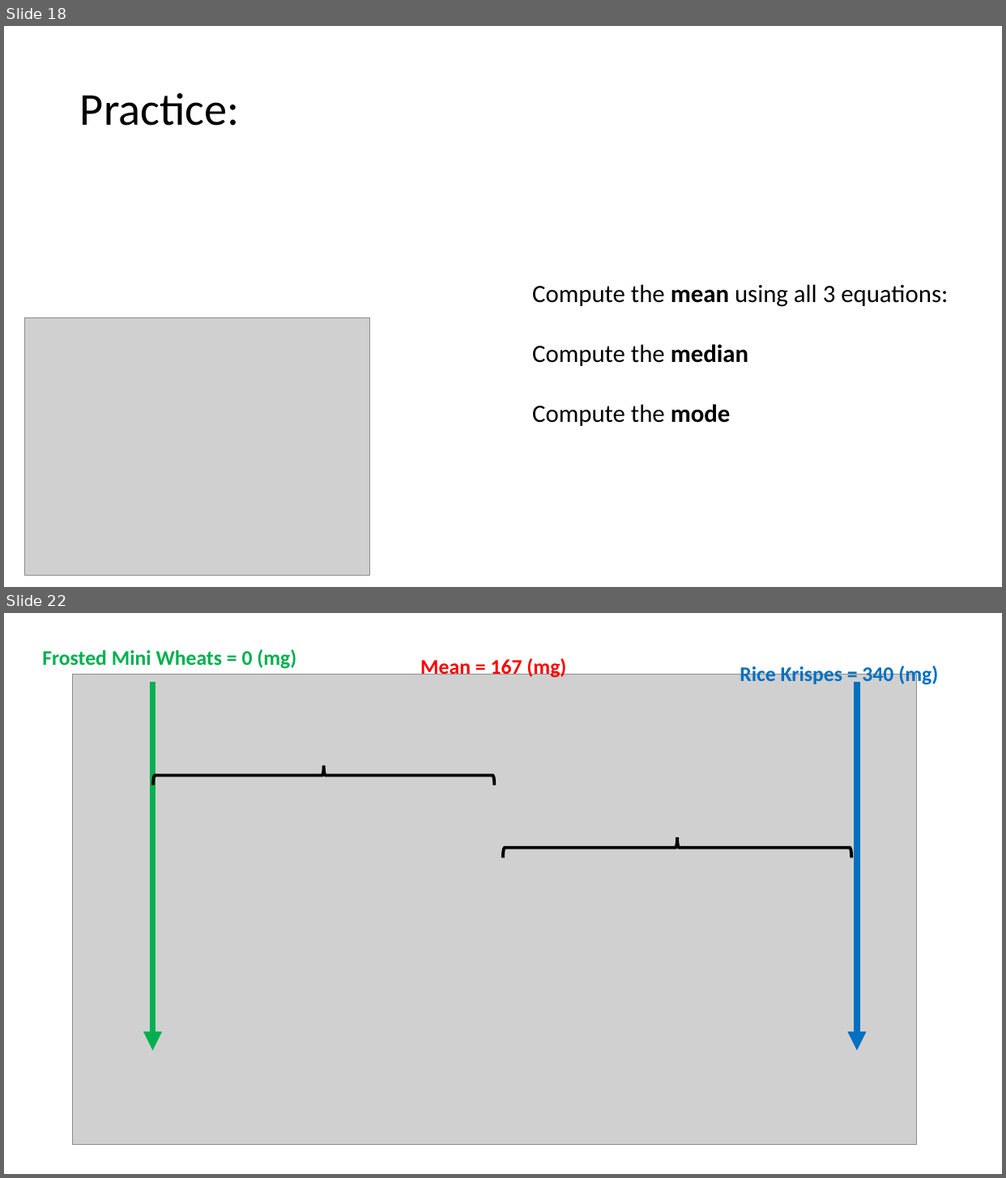
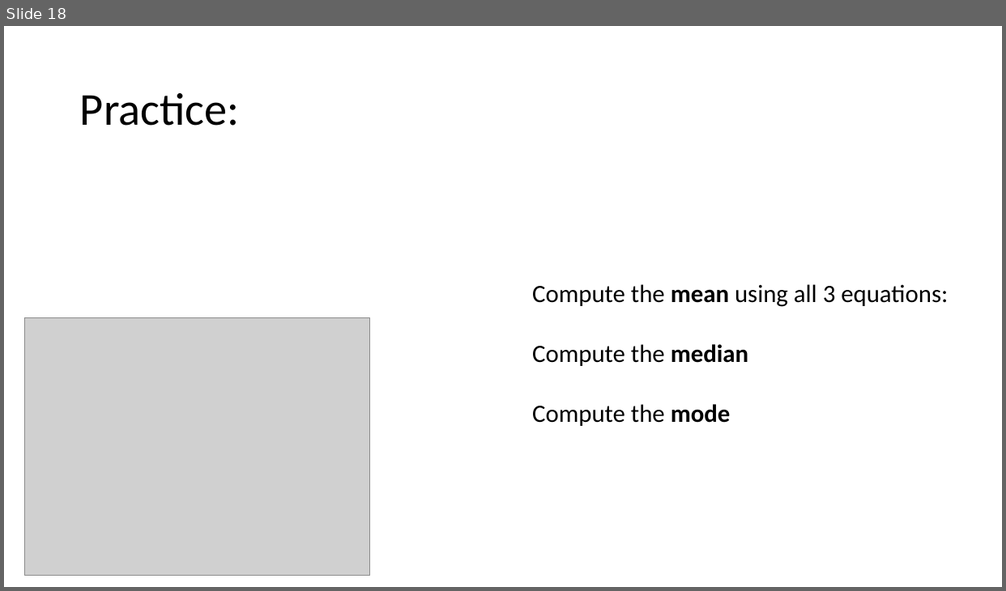
Before and after one commit to Jarred6068/UI_STAT251-03_Spring_2024, a slide deck: docs/lecture_slides/Week 3/Week3_Lecture4_Slides_1_22_2024.pptx. Shown one above the other, each under a label of ours: slides 18 and 22 before the commit, slide 18 after it; the slides between them are not shown. The pictures are 1006x1178 and 1006x591 pixels, drawn with LibreOffice and Linux fonts; fonts in the diff are those of the drawing; grey boxes stand for pictures. Boxes give left, top, right and bottom in pixels: in the first picture for what was removed or moved away, otherwise in the second. Text is boxed around its words. In the diff, an @@ line names an element or a change of style, - is before the commit and + after.

```diff
--- a/docs/lecture_slides/Week 3/Week3_Lecture4_Slides_1_22_2024.pptx
+++ b/docs/lecture_slides/Week 3/Week3_Lecture4_Slides_1_22_2024.pptx
@@ slide 22 removed at bbox=[4, 613, 1002, 1174], background #FFFFFF @@
@@ text removed at bbox=[42, 649, 296, 669] @@
-Frosted Mini Wheats = 0 (mg)
@@ text removed at bbox=[420, 657, 566, 679] @@
-Mean = 167 (mg)
@@ picture removed at bbox=[73, 675, 917, 1144] @@
@@ arrow removed from (153, 682) to (153, 1051) @@
@@ text removed at bbox=[739, 664, 938, 686] @@
-Rice Krispes = 340 (mg)
@@ arrow removed from (858, 682) to (858, 1051) @@
@@ picture removed at bbox=[256, 735, 419, 760] @@
@@ right brace removed at bbox=[153, 766, 494, 786] @@
@@ picture removed at bbox=[603, 800, 774, 825] @@
@@ right brace removed at bbox=[503, 838, 852, 858] @@
```
Also in this commit, not shown: 7 other slides removed, 3 other files.
